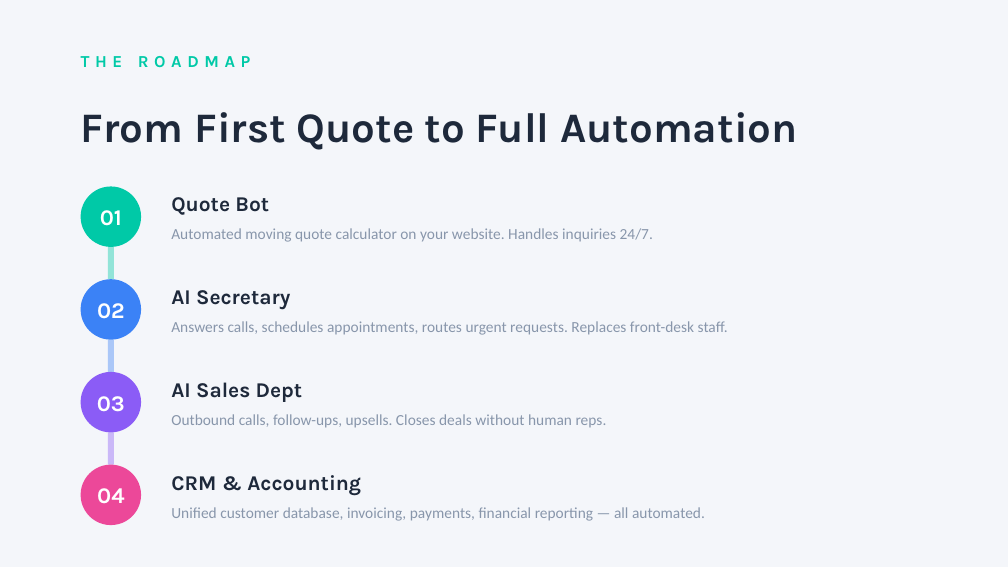
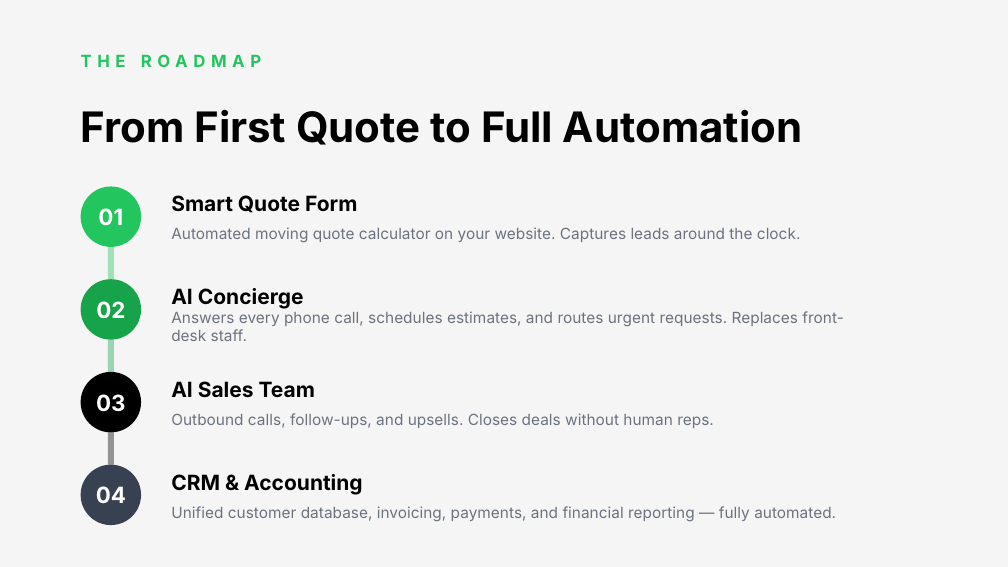
Before and after one commit to chiliec/moovers, a slide deck: slide 6 of Axveer-Moving-Automation.pptx (slide 4 before the commit). Drawn at 1008x567 pixels with LibreOffice and Linux fonts; fonts in the diff are those of the drawing. Boxes give left, top, right and bottom in pixels: in the first picture for what was removed or moved away, otherwise in the second. Text is boxed around its words. In the diff, an @@ line names an element or a change of style, - is before the commit and + after.

```diff
--- a/Axveer-Moving-Automation.pptx
+++ b/Axveer-Moving-Automation.pptx
@@ background #F4F6FA to #F5F5F5 @@
@@ text "THE ROADMAP" at [81,54,261,67]: font Karla to Inter, text colour #00C9A7 to #22C55E @@
@@ text "From First Quote to Full ..." at [81,110,802,145]: font Karla to Inter, text colour #1E293B to #000000 @@
@@ ellipse at [81,186,141,247]: fill #00C9A7 to #22C55E @@
@@ text at [171,195,357,213]: text changed; font Karla to Inter; text colour #1E293B to #000000 @@
-Quote Bot
+Smart Quote Form
@@ text at [171,227,801,242]: text changed; font Calibri to Inter; text colour #8896AB to #6B7280 @@
-Automated moving quote calculator on your website. Handles inquiries 24/7.
+Automated moving quote calculator on your website. Captures leads around the clock.
@@ rectangle at [108,247,114,279]: fill #00C9A7 at 40% opacity to #22C55E at 40% opacity @@
@@ ellipse at [81,279,141,340]: fill #3B82F6 to #16A34A @@
@@ text at [171,288,304,309]: text changed; font Karla to Inter; text colour #1E293B to #000000 @@
-AI Secretary
+AI Concierge
@@ text at [171,311,843,341]: text changed; font Calibri to Inter; text colour #8896AB to #6B7280 @@
-Answers calls, schedules appointments, routes urgent requests. Replaces front-desk staff.
+Answers every phone call, schedules estimates, and routes urgent requests. Replaces front-desk staff.
@@ rectangle at [108,340,114,372]: fill #3B82F6 at 40% opacity to #16A34A at 40% opacity @@
@@ ellipse at [81,372,141,432]: fill #8B5CF6 to #000000 @@
@@ text at [171,381,315,398]: text changed; font Karla to Inter; text colour #1E293B to #000000 @@
-AI Sales Dept
+AI Sales Team
@@ text at [171,413,714,428]: text changed; font Calibri to Inter; text colour #8896AB to #6B7280 @@
-Outbound calls, follow-ups, upsells. Closes deals without human reps.
+Outbound calls, follow-ups, and upsells. Closes deals without human reps.
@@ rectangle at [108,432,114,465]: fill #8B5CF6 at 40% opacity to #000000 at 40% opacity @@
@@ font Karla to Inter in 4 elements at [98,208,123,226], [96,301,125,319], [96,394,125,412], [96,486,126,503] @@
@@ ellipse at [81,465,141,525]: fill #EC4899 to #374151 @@
@@ text "CRM & Accounting" at [171,474,363,495]: font Karla to Inter, text colour #1E293B to #000000 @@
@@ text at [171,506,836,521]: text changed; font Calibri to Inter; text colour #8896AB to #6B7280 @@
-Unified customer database, invoicing, payments, financial reporting — all automated.
+Unified customer database, invoicing, payments, and financial reporting — fully automated.
```
Also in this commit, not shown: 5 other slides changed, 3 slides added, 3 slides removed, 3 other files.
